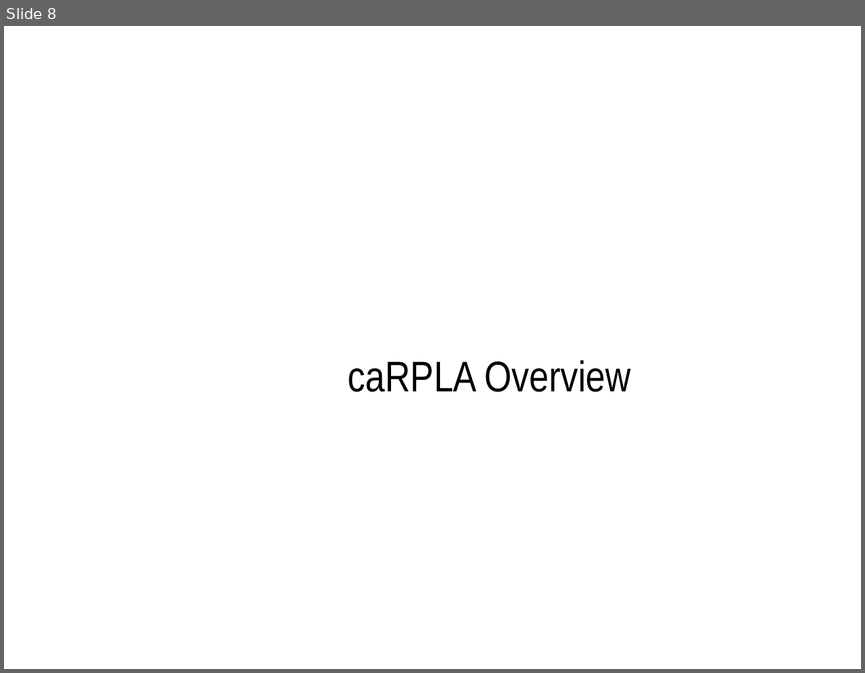
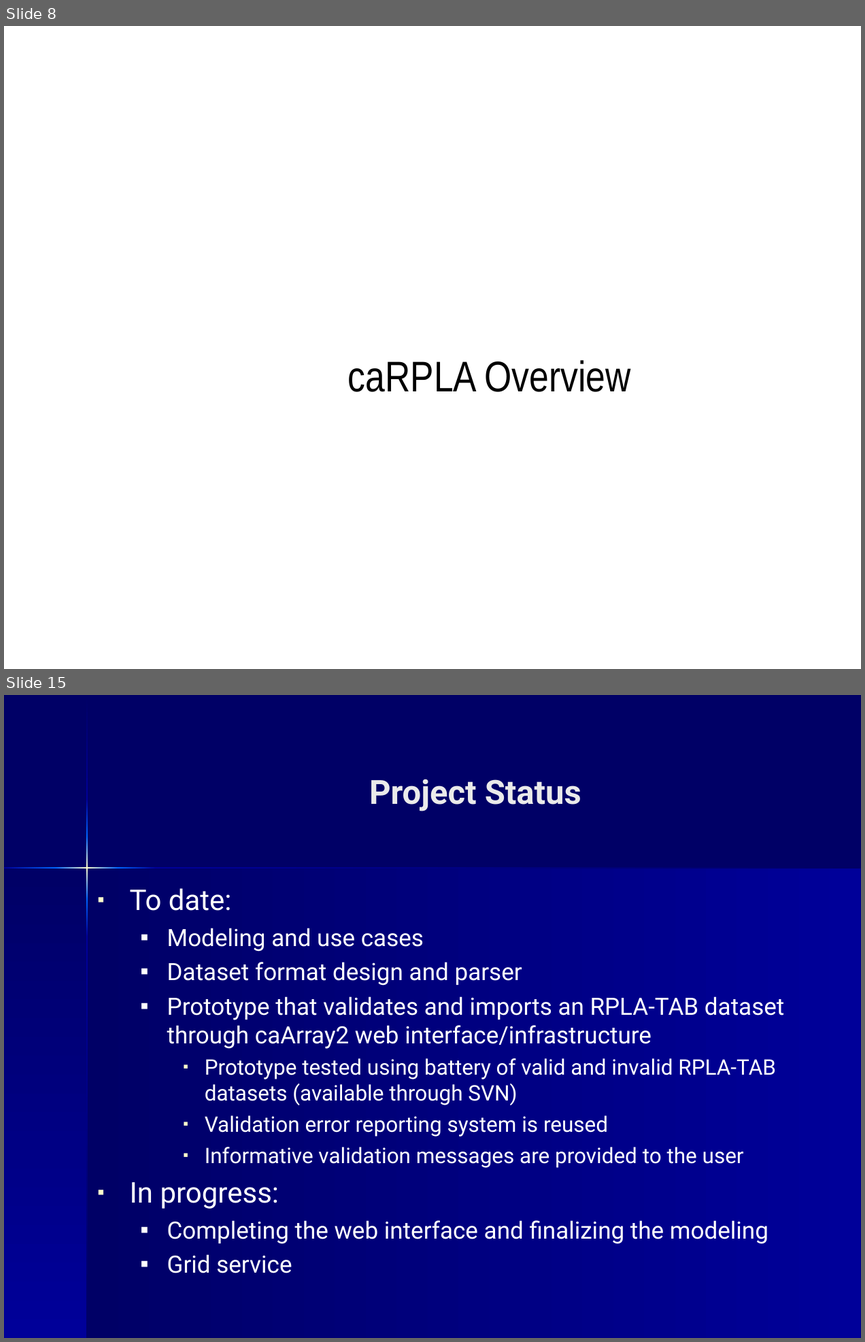
Before and after one commit to NCIP/caarray-docs, a slide deck: project_management/open_meetings/caArray User Community Meeting July2.ppt. Shown one above the other, each under a label of ours: slide 8 before the commit, slides 8 and 15 after it; the slides between them are not shown. The pictures are 865x673 and 865x1342 pixels, drawn with LibreOffice and Linux fonts; fonts in the diff are those of the drawing; background and template pictures are left out. Boxes give left, top, right and bottom in pixels: in the first picture for what was removed or moved away, otherwise in the second. Text is boxed around its words. In the diff, an @@ line names an element or a change of style, - is before the commit and + after.

```diff
--- a/project_management/open_meetings/caArray User Community Meeting July2.ppt
+++ b/project_management/open_meetings/caArray User Community Meeting July2.ppt
@@ slide 15 added at (x1=4, y1=695, x2=861, y2=1338), background #000066 @@
@@ title added at (x1=369, y1=779, x2=581, y2=811), 28 pt, text #EAEAEA, bold @@
+Project Status
@@ group added at (x1=4, y1=696, x2=861, y2=1338): 11 freeform shapes @@
@@ text added at (x1=130, y1=888, x2=784, y2=1273), 20 pt, text #FFFFFF @@
+▪ To date:
+  ▪ Modeling and use cases
+  ▪ Dataset format design and parser
+  ▪ Prototype that validates and imports an RPLA-TAB dataset through caArray2 web interface/infrastructure
+    ▪ Prototype tested using battery of valid and invalid RPLA-TAB datasets (available through SVN)
+    ▪ Validation error reporting system is reused
+    ▪ Informative validation messages are provided to the user
+▪ In progress:
+  ▪ Completing the web interface and finalizing the modeling
+  ▪ Grid service
```
Also in this commit, not shown: 10 other slides added.
